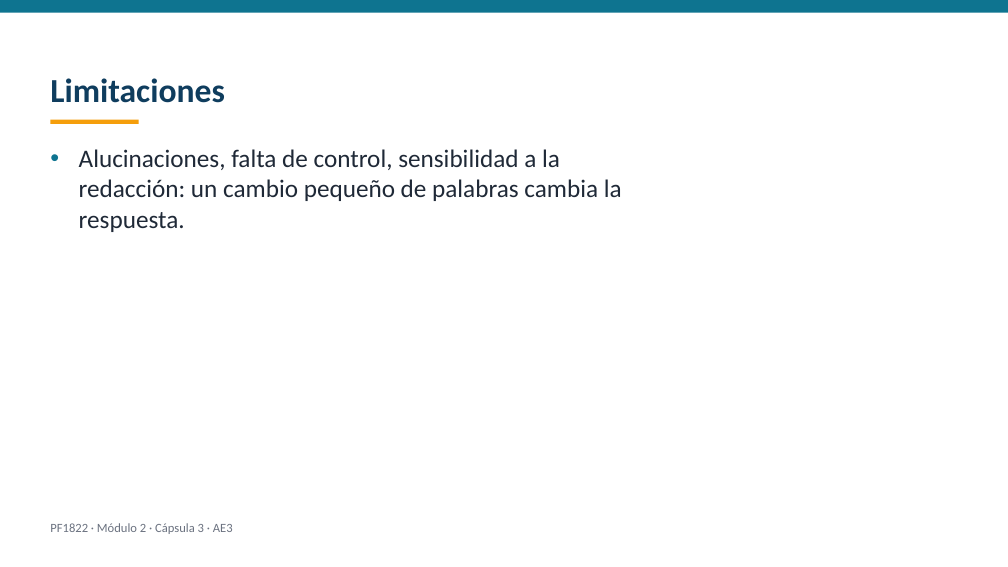
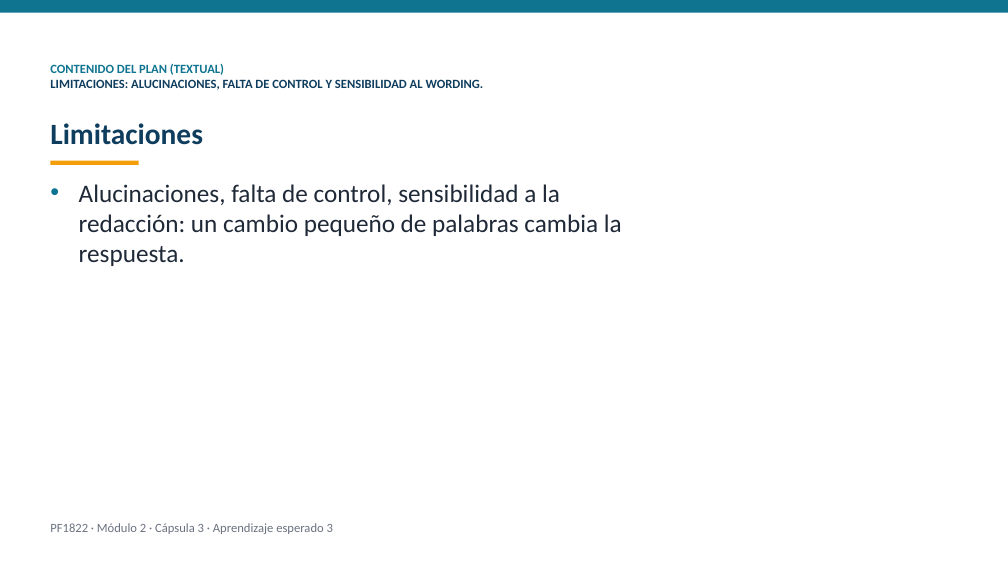
Before and after one commit to dojedacifuentes/naty.proyecto01, a slide deck: slide 9 of modulo-2/PF1822-desarrollo-con-ia/produccion/videos/AE3-capsula.pptx (slide 8 before the commit). Drawn at 1008x567 pixels with LibreOffice and Linux fonts; fonts in the diff are those of the drawing. Boxes give left, top, right and bottom in pixels: in the first picture for what was removed or moved away, otherwise in the second. Text is boxed around its words. In the diff, an @@ line names an element or a change of style, - is before the commit and + after.

Commit message:
checkpoint: 2026-09-25 videocapsulas textuales del plan para el revisor

```diff
--- a/modulo-2/PF1822-desarrollo-con-ia/produccion/videos/AE3-capsula.pptx
+++ b/modulo-2/PF1822-desarrollo-con-ia/produccion/videos/AE3-capsula.pptx
@@ text added at bbox=[50, 64, 484, 90], 12 pt, text #0F3D5E, bold @@
+CONTENIDO DEL PLAN (TEXTUAL)
+LIMITACIONES: ALUCINACIONES, FALTA DE CONTROL Y SENSIBILIDAD AL WORDING.
@@ text "Limitaciones": place and size @@
-text "Limitaciones" at bbox=[50, 78, 225, 103]
+text "Limitaciones" at bbox=[50, 123, 203, 145]
@@ text "Limitaciones" at bbox=[50, 123, 203, 145]: size 32 to 28 pt @@
@@ text "Alucinaciones, falta de control, sensibilidad ...": place and size @@
-text "Alucinaciones, falta de control, sensibilidad ..." at bbox=[79, 149, 622, 232]
+text "Alucinaciones, falta de control, sensibilidad ..." at bbox=[79, 184, 622, 266]
@@ rectangle: place and size @@
-rectangle at bbox=[51, 119, 139, 124]
+rectangle at bbox=[51, 160, 139, 165]
@@ text at bbox=[50, 523, 333, 534]: text changed @@
-PF1822 · Módulo 2 · Cápsula 3 · AE3
+PF1822 · Módulo 2 · Cápsula 3 · Aprendizaje esperado 3
```
Also in this commit, not shown: 9 other slides changed, 1 slide added, 37 other files.
